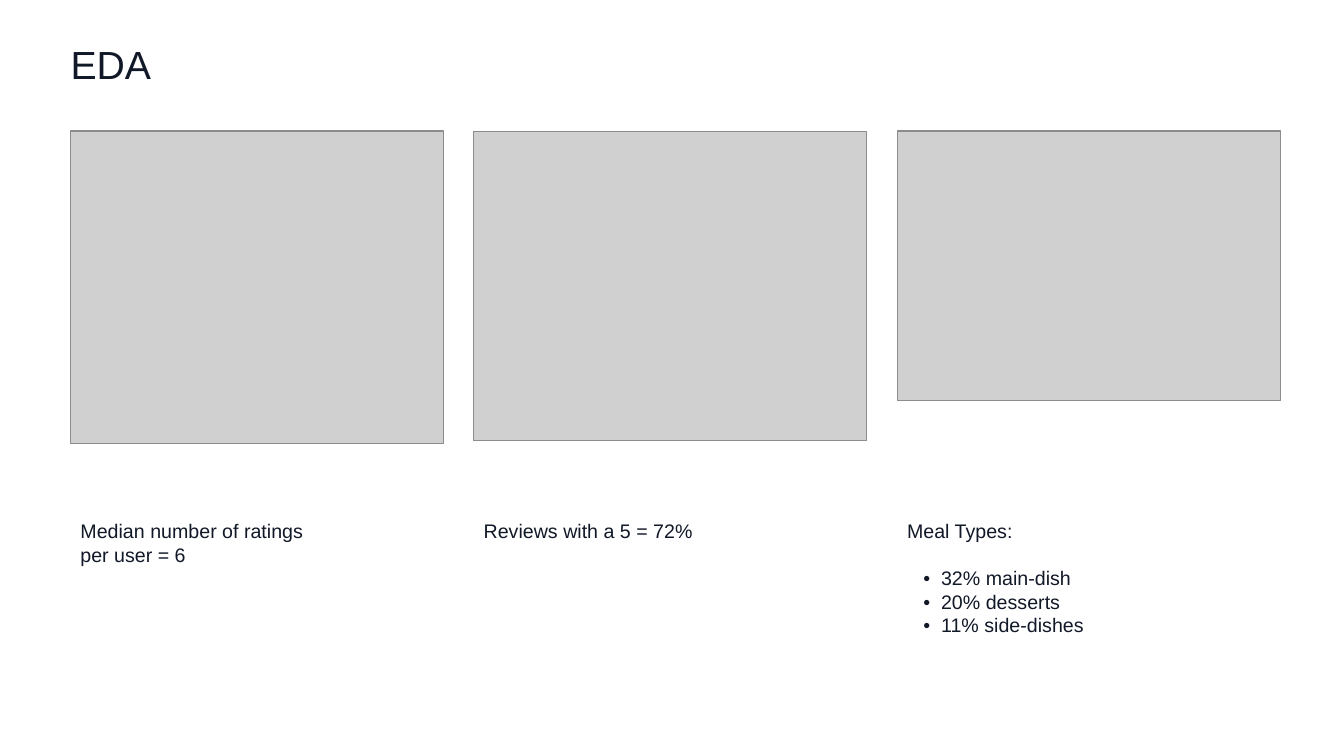
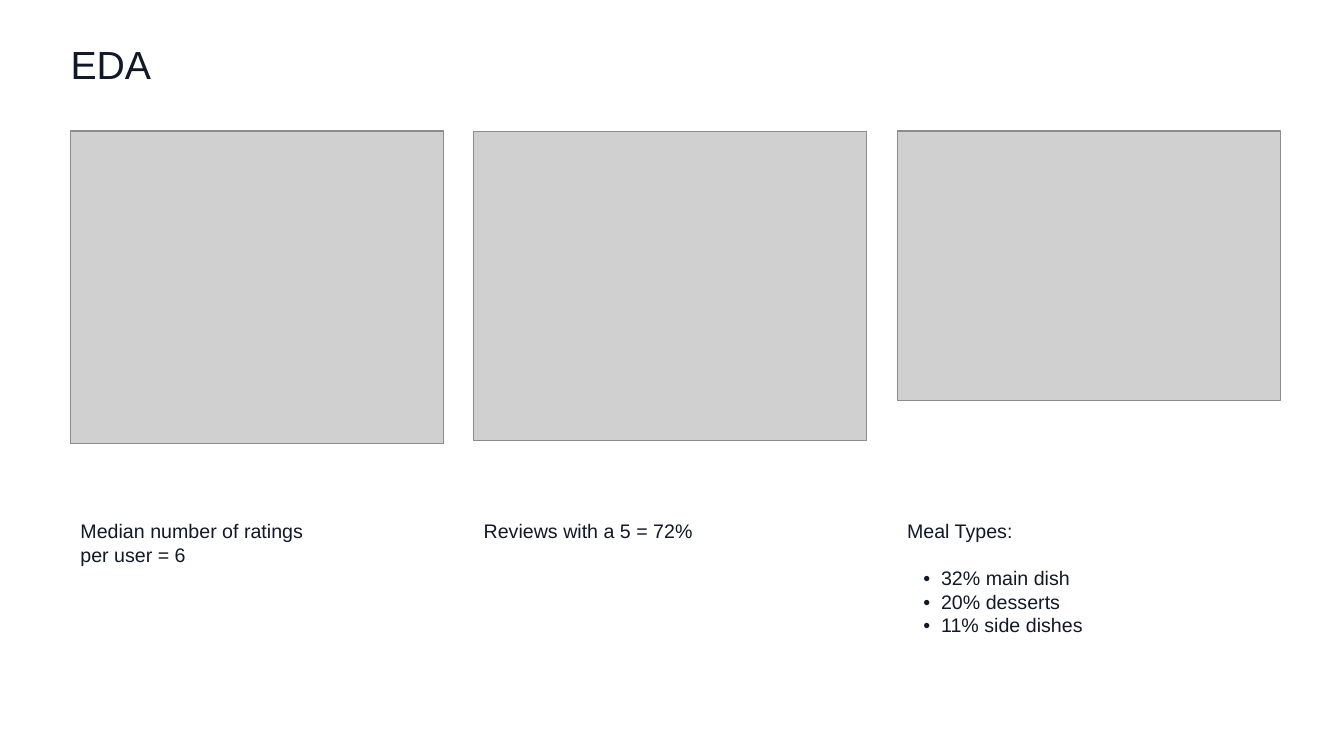
Before and after one commit to vidhyawalke/Recipe-Recommender-System, a slide deck: slide 3 of Recipe_Recommender_Presentation.pptx. Drawn at 1344x756 pixels with LibreOffice and Linux fonts; fonts in the diff are those of the drawing; grey boxes stand for pictures. Boxes give left, top, right and bottom in pixels: in the first picture for what was removed or moved away, otherwise in the second. Text is boxed around its words. In the diff, an @@ line names an element or a change of style, - is before the commit and + after.

```diff
--- a/Recipe_Recommender_Presentation.pptx
+++ b/Recipe_Recommender_Presentation.pptx
@@ text at bbox=[907, 523, 1083, 633]: text changed @@
-Meal Types:
-• 32% main-dish
-• 20% desserts
-• 11% side-dishes
+Meal Types:
+• 32% main dish
+• 20% desserts
+• 11% side dishes
```
Also in this commit, not shown: 5 other slides changed, 7 slides added, 2 slides removed.
